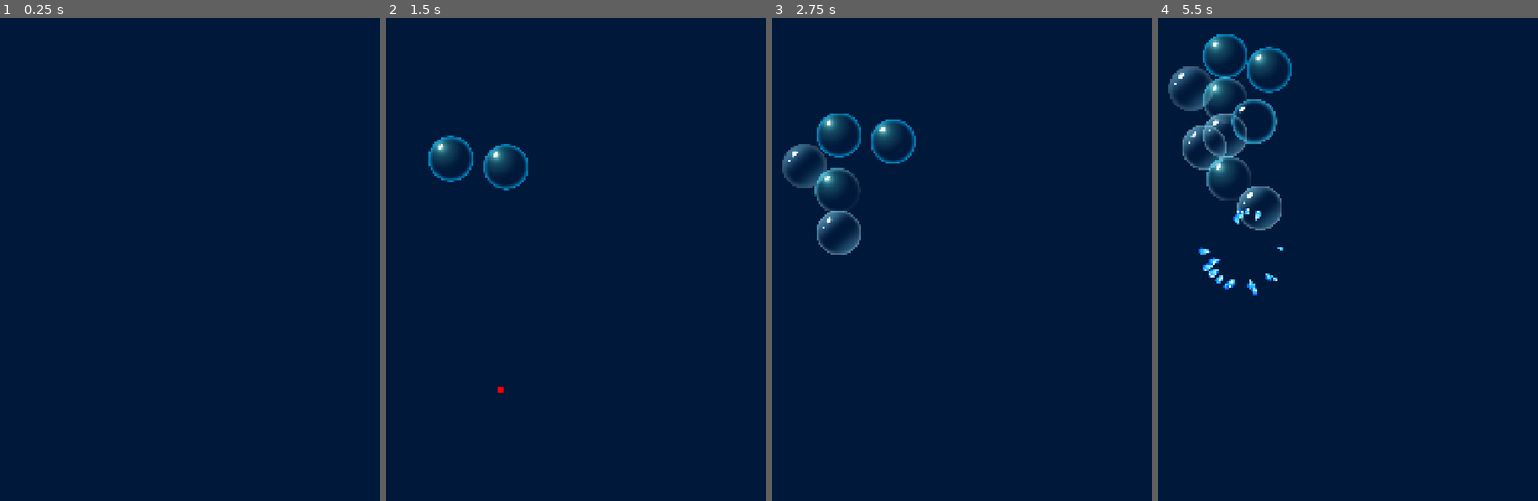
Above: before the commit, frames 1-4 (left to right).
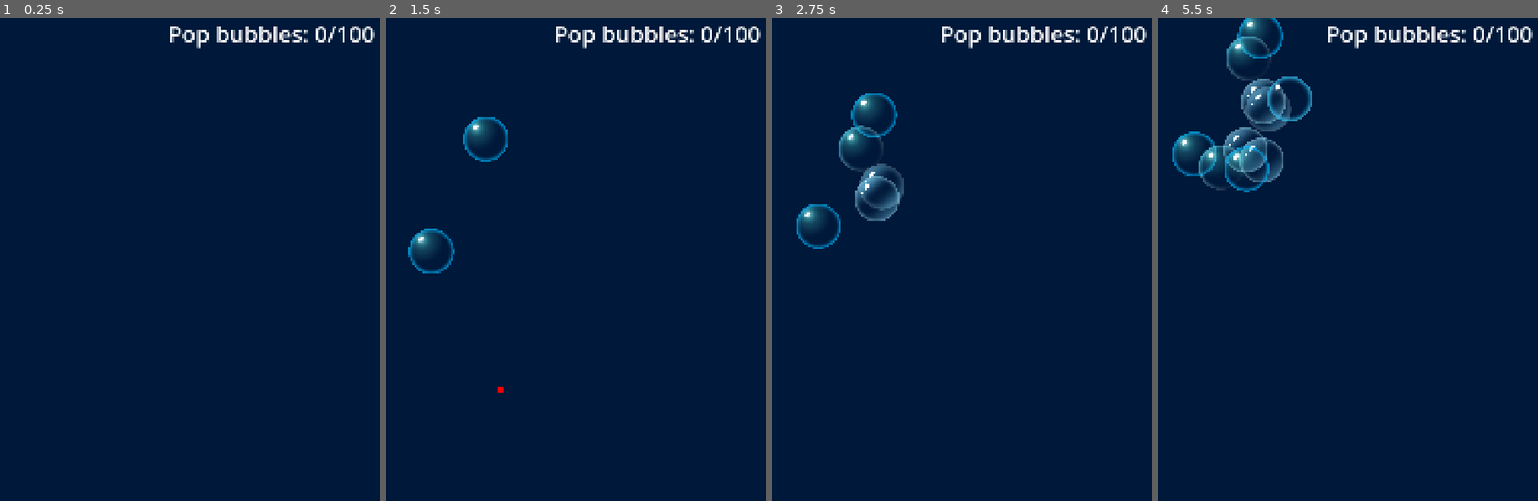
Above: after the commit, the same moments.

Repository: HybridAU/bubble-pop
Game: Godot game, scene res://levels/level_1.tscn
The game is run twice, just before and just after one commit, with the same random seed, the same clock (stepped at 60 frames per second) and the same inputs. Before the commit the project starts from res://scenes/main.tscn.
Inputs (mouse positions are in pixels of both pictures, inside the frame that each line leads up to):
- Up to frame 1 (0.25 s): no input
- Up to frame 2 (1.5 s): tap Enter at 0.5 s; move the mouse to (659, 322) at 0.52 s; click (659, 322) at 0.67 s; move the mouse to (500, 389) at 1.27 s; click (500, 389) at 1.42 s
- Up to frame 3 (2.75 s): move the mouse to (1000, 206) at 2.02 s; click (1000, 206) at 2.17 s
- Up to frame 4 (5.5 s): move the mouse to (1329, 491) at 2.77 s; click (1329, 491) at 2.92 s; move the mouse to (1462, 457) at 3.52 s; click (1462, 457) at 3.67 s; move the mouse to (1234, 254) at 4.27 s; click (1234, 254) at 4.42 s; move the mouse to (1367, 356) at 5.02 s; click (1367, 356) at 5.17 s

The runs differ from the first frame. In frame 1, 0.9% of the frame differs, in the area x 44-99%, y 1-7%; in frame 2, 2.8%; in frame 3, 5.1%; in frame 4, 7.5%, in the area x 2-99%, y 0-58%.
Error before the commit: Invalid access to property or key 'position' on a base object of type 'InputEventKey'. (res://scripts/main.gd:14)
Error after the commit: Invalid access to property or key 'position' on a base object of type 'InputEventKey'. (res://scripts/main.gd:16)

Commit message:
Add a score counter

Diff:
--- a/scenes/main.tscn
+++ b/levels/level_1.tscn
@@ -1,9 +1,9 @@
 [gd_scene format=3 uid="uid://bugmhdtt5yt32"]
 
-[ext_resource type="Script" uid="uid://btsxrtwf5j0r" path="res://scripts/main.gd" id="1_o5qli"]
+[ext_resource type="Script" uid="uid://btsxrtwf5j0r" path="res://scripts/main.gd" id="1_vn7o3"]
 
-[node name="Main" type="Node" unique_id=804394807]
-script = ExtResource("1_o5qli")
+[node name="Level1" type="Node" unique_id=804394807]
+script = ExtResource("1_vn7o3")
 
 [node name="ColorRect" type="ColorRect" parent="." unique_id=102970302]
 anchors_preset = 15
@@ -17,4 +17,15 @@
 wait_time = 0.5
 autostart = true
 
+[node name="Label" type="Label" parent="." unique_id=789697414]
+anchors_preset = 1
+anchor_left = 1.0
+anchor_right = 1.0
+offset_left = -57.0
+offset_bottom = 88.0
+grow_horizontal = 0
+size_flags_horizontal = 4
+theme_override_font_sizes/font_size = 64
+text = "Pop bubbles: 0/100 "
+
 [connection signal="timeout" from="BubbleSpawnTimer" to="." method="_on_bubble_spawn_timer_timeout"]
--- a/scenes/bubble.tscn
+++ b/scenes/bubble.tscn
@@ -175,5 +175,8 @@
 [node name="PopSound" type="AudioStreamPlayer2D" parent="." unique_id=2023050390]
 stream = ExtResource("4_a6s18")
 
+[node name="VisibleOnScreenEnabler2D" type="VisibleOnScreenEnabler2D" parent="." unique_id=1901575390]
+
 [connection signal="body_entered" from="." to="." method="_on_body_entered"]
 [connection signal="timeout" from="Timer" to="." method="_on_timer_timeout"]
+[connection signal="screen_exited" from="VisibleOnScreenEnabler2D" to="." method="_on_visible_on_screen_enabler_2d_screen_exited"]
--- a/scripts/bubble.gd
+++ b/scripts/bubble.gd
@@ -2,12 +2,15 @@
 
 @onready var pop_animation: AnimationPlayer = $PopAnimation
 @onready var sprite: Sprite2D = $Sprite2D
+@onready var timer = $Timer
+
+signal popped
 
 
 var vertical_speed = 60
 var horizontal_speed = 0
 
-@onready var timer = $Timer
+
 
 func _ready() -> void:
 	# TODO this isn't too bad with 7 textures, but there must be a way to glob these.
@@ -37,4 +40,10 @@
 
 
 func _on_body_entered(body: Node2D) -> void:
+	popped.emit()
 	pop_animation.play("pop_animation")
+
+
+func _on_visible_on_screen_enabler_2d_screen_exited() -> void:
+	# Clear up bubbles that drift off the screen
+	queue_free()
--- a/scripts/main.gd
+++ b/scripts/main.gd
@@ -6,6 +6,8 @@
 var live_touch_point = touch_point.instantiate()
 var touch_position = Vector2(0,0)
 
+@onready var label: Label = $Label
+var score = 0
 
 func _ready() -> void:
 	touch_position = Vector2(get_viewport().size.x / 2, get_viewport().size.y / 2)
@@ -33,4 +35,11 @@
 		# 100px margin at the bottom, and all the way up to half way up the screen
 		randf_range(get_viewport().size.y - 100, get_viewport().size.y / 2)
 	)
+	new_bubble.popped.connect(add_point)
 	add_child(new_bubble)
+
+func add_point():
+	score += 1
+	label.text = "Pop bubbles: {score}/100 ".format({"score": score})
+	if score >= 100:
+		print("TODO: Load level 2")
